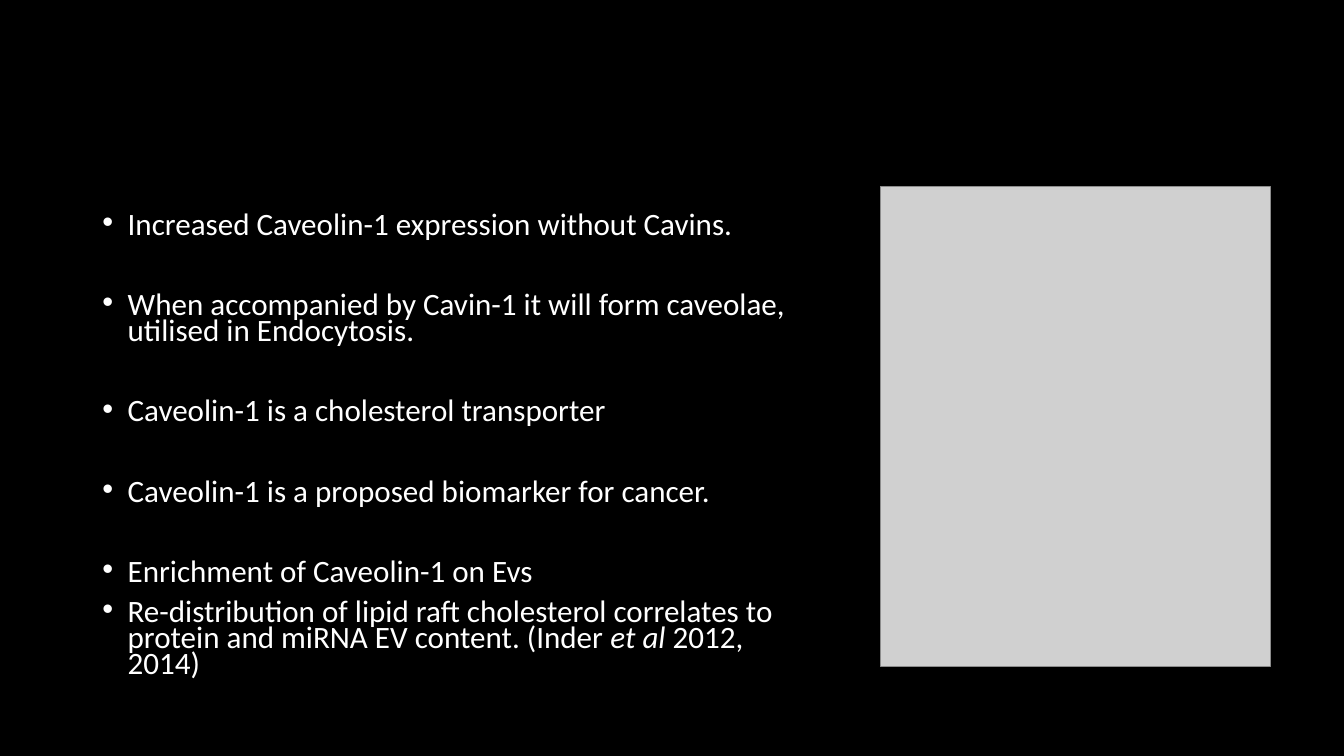
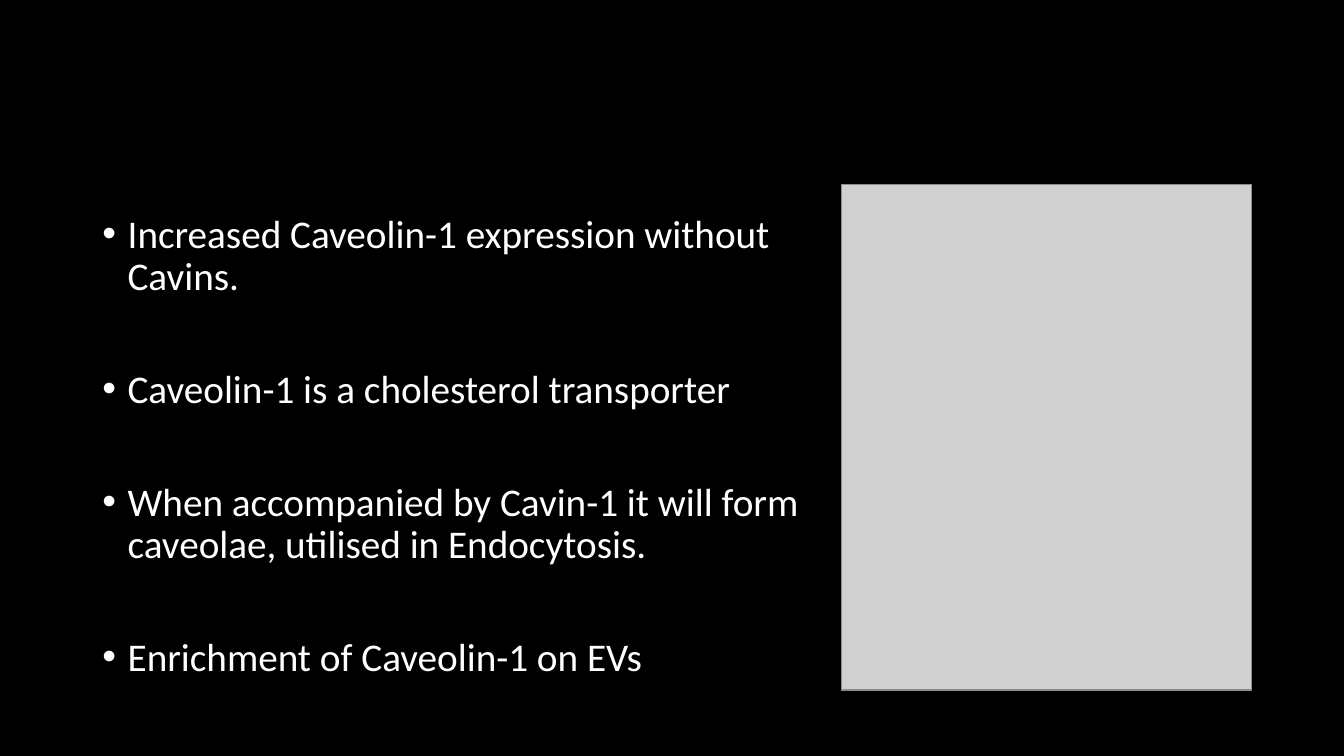
Before and after one commit to HarleyRobinson/Honours2, a slide deck: slide 6 of BackgroundInfo/Selective export of microRNA via extracellular vesicles (2).pptx. Drawn at 1344x756 pixels with LibreOffice and Linux fonts; fonts in the diff are those of the drawing; grey boxes stand for pictures; background and template pictures are left out. Boxes give left, top, right and bottom in pixels: in the first picture for what was removed or moved away, otherwise in the second. Text is boxed around its words. In the diff, an @@ line names an element or a change of style, - is before the commit and + after.

```diff
--- a/BackgroundInfo/Selective export of microRNA via extracellular vesicles (2).pptx
+++ b/BackgroundInfo/Selective export of microRNA via extracellular vesicles (2).pptx
@@ picture: place and size @@
-picture at (881, 187, 1270, 667)
+picture at (842, 185, 1252, 691)
@@ text at (128, 220, 799, 565): size 22.2 to 28 pt in "Increased Caveolin-1 expression without Cavins.", "When accompanied by Cavin-1 it will form ..."; line spacing 0.7 to 0.9 @@
@@ text at (128, 375, 730, 410): paragraph added @@
+• Caveolin-1 is a cholesterol transporter
@@ text at (128, 643, 642, 672): text changed; size 22.2 to 28 pt @@
-• Caveolin-1 is a cholesterol transporter
-• Caveolin-1 is a proposed biomarker for cancer.
-• Enrichment of Caveolin-1 on Evs
-• Re-distribution of lipid raft cholesterol correlates to protein and miRNA EV content. (Inder et al 2012, 2014)
+• Enrichment of Caveolin-1 on EVs
```
Also in this commit, not shown: 12 other slides changed, 3 other files.
